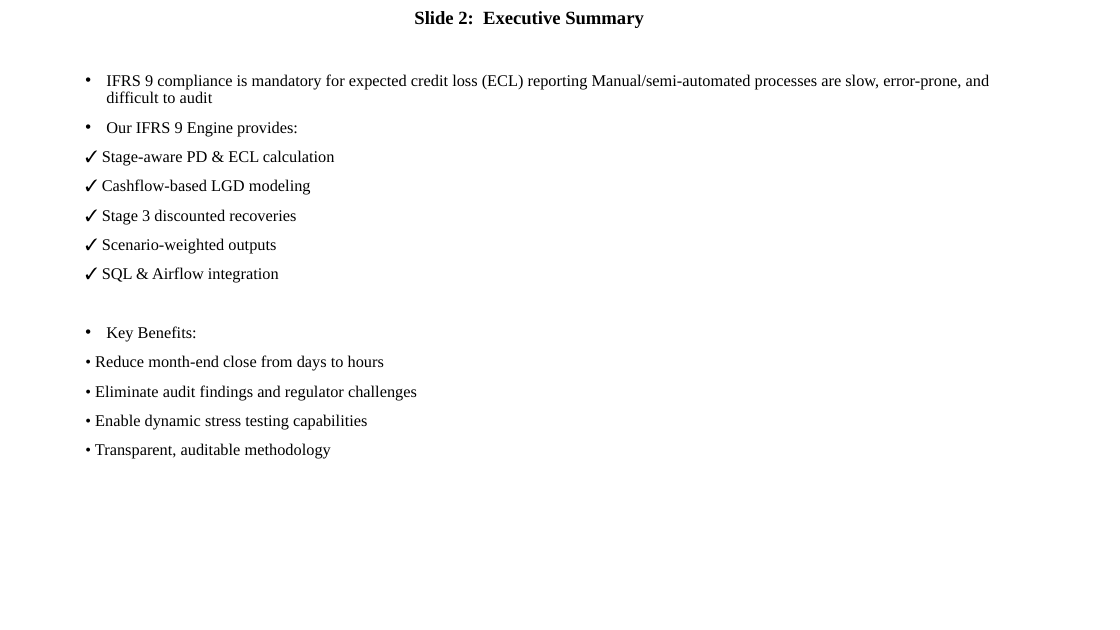
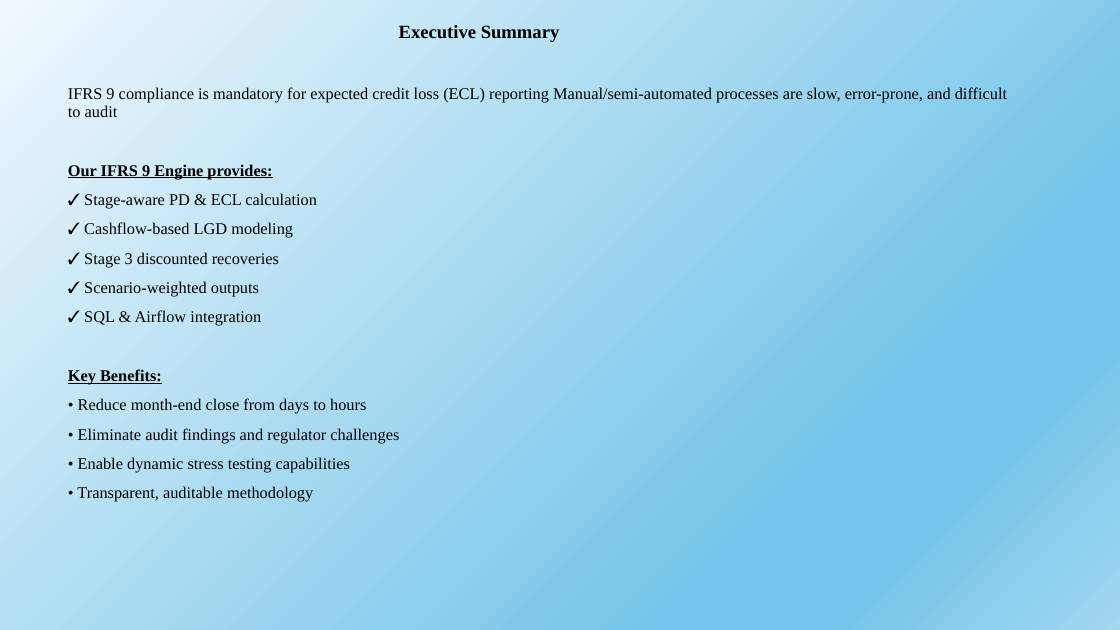
Before and after one commit to sampathkore4444/IFRS9-Engine, a slide deck: slide 2 of IFRS Engine.pptx. Drawn at 1120x630 pixels with LibreOffice and Linux fonts; fonts in the diff are those of the drawing. Boxes give left, top, right and bottom in pixels: in the first picture for what was removed or moved away, otherwise in the second. Text is boxed around its words. In the diff, an @@ line names an element or a change of style, - is before the commit and + after.

```diff
--- a/IFRS Engine.pptx
+++ b/IFRS Engine.pptx
@@ background #FFFFFF to gradient #F0F8FD to #74C4E9 to #A2D8F0 @@
@@ title at (399, 25, 560, 42): text changed @@
-Slide 2: Executive Summary
+Executive Summary
@@ text "IFRS 9 compliance is mandatory ...": place and size @@
-text "IFRS 9 compliance is mandatory ..." at (95, 74, 990, 459)
+text "IFRS 9 compliance is mandatory ..." at (68, 87, 1007, 502)
@@ text at (68, 87, 1007, 385): bold on, underline on in "Our IFRS 9 Engine provides:", "Key Benefits:"; bullet • to none @@
```
Also in this commit, not shown: 11 other slides changed, 1 other file.
